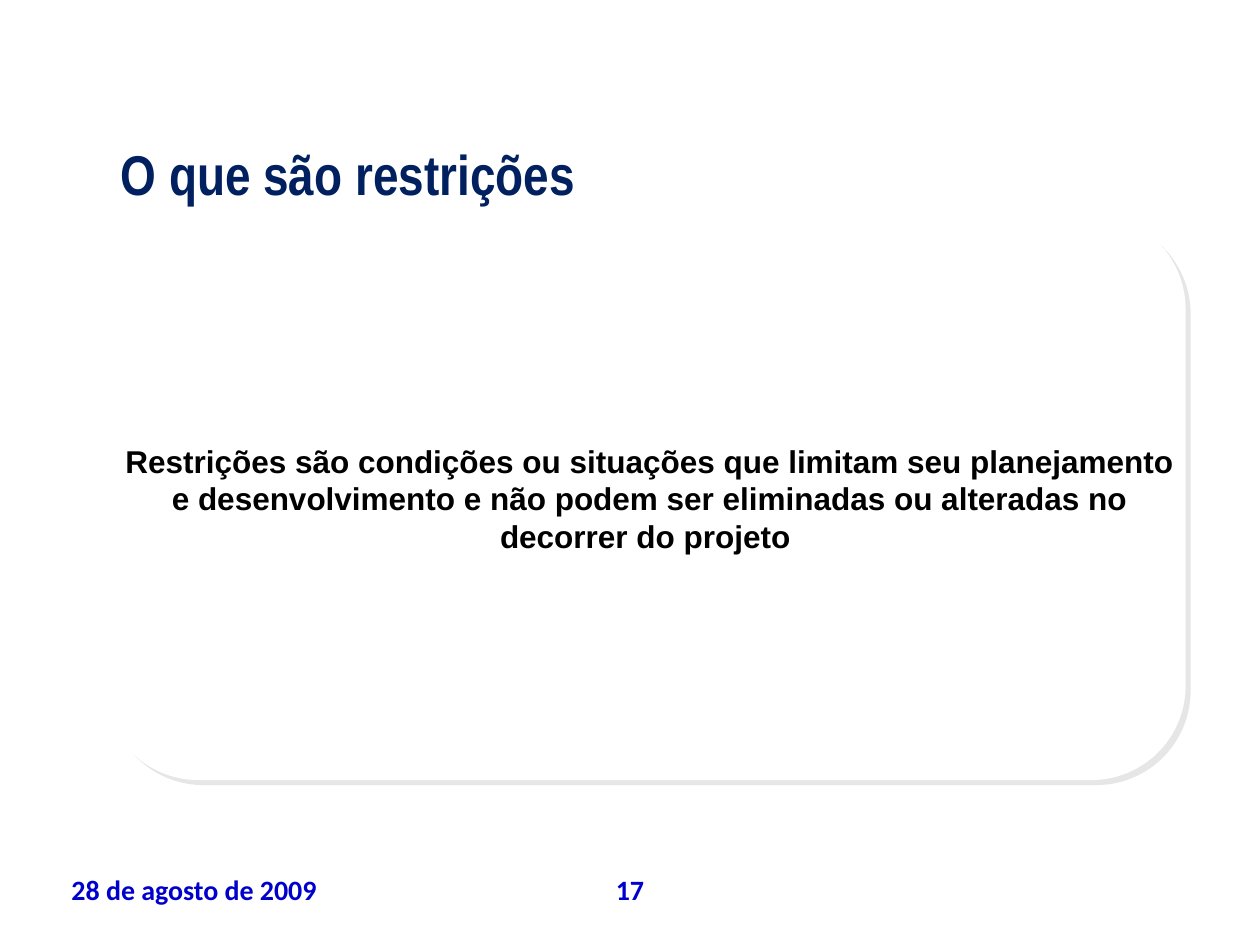
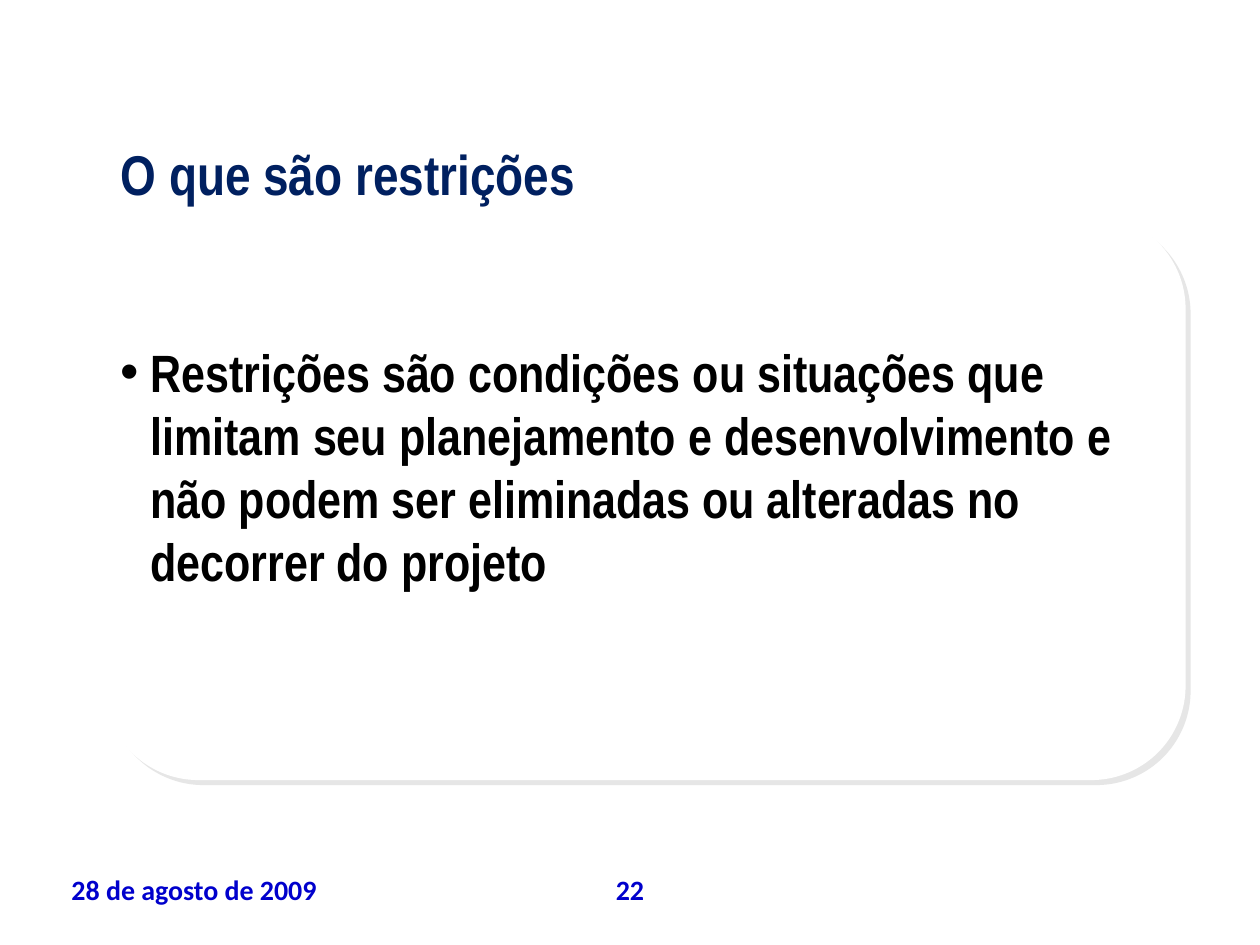
Before and after one commit to leoevaristo/psa20092, a slide deck: slide 22 of ARTEFATOS/TAP_apresentacao.ppt (slide 17 before the commit). Drawn at 1260x945 pixels with LibreOffice and Linux fonts; fonts in the diff are those of the drawing; background and template pictures are left out. Boxes give left, top, right and bottom in pixels: in the first picture for what was removed or moved away, otherwise in the second. Text is boxed around its words. In the diff, an @@ line names an element or a change of style, - is before the commit and + after.

```diff
--- a/ARTEFATOS/TAP_apresentacao.ppt
+++ b/ARTEFATOS/TAP_apresentacao.ppt
@@ text "Restrições são condições ou situações ..." at (x1=150, y1=354, x2=1111, y2=591): size 18 to 30 pt, font Arial to Arial Narrow; alignment centre to left; bullet none to • @@
@@ page number at (x1=616, y1=881, x2=644, y2=900): text changed @@
-17
+22
```
Also in this commit, not shown: 12 other slides changed, 6 slides added, 1 slide removed, 1 other file.
